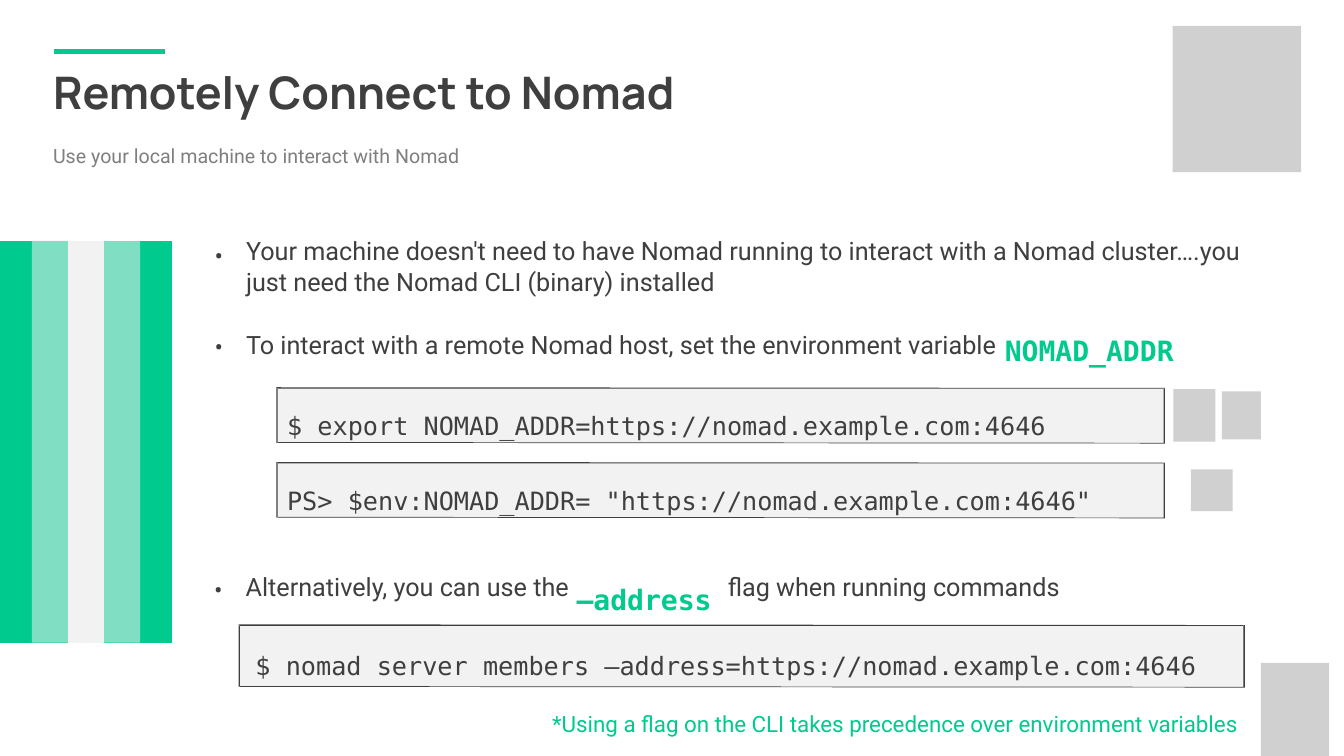
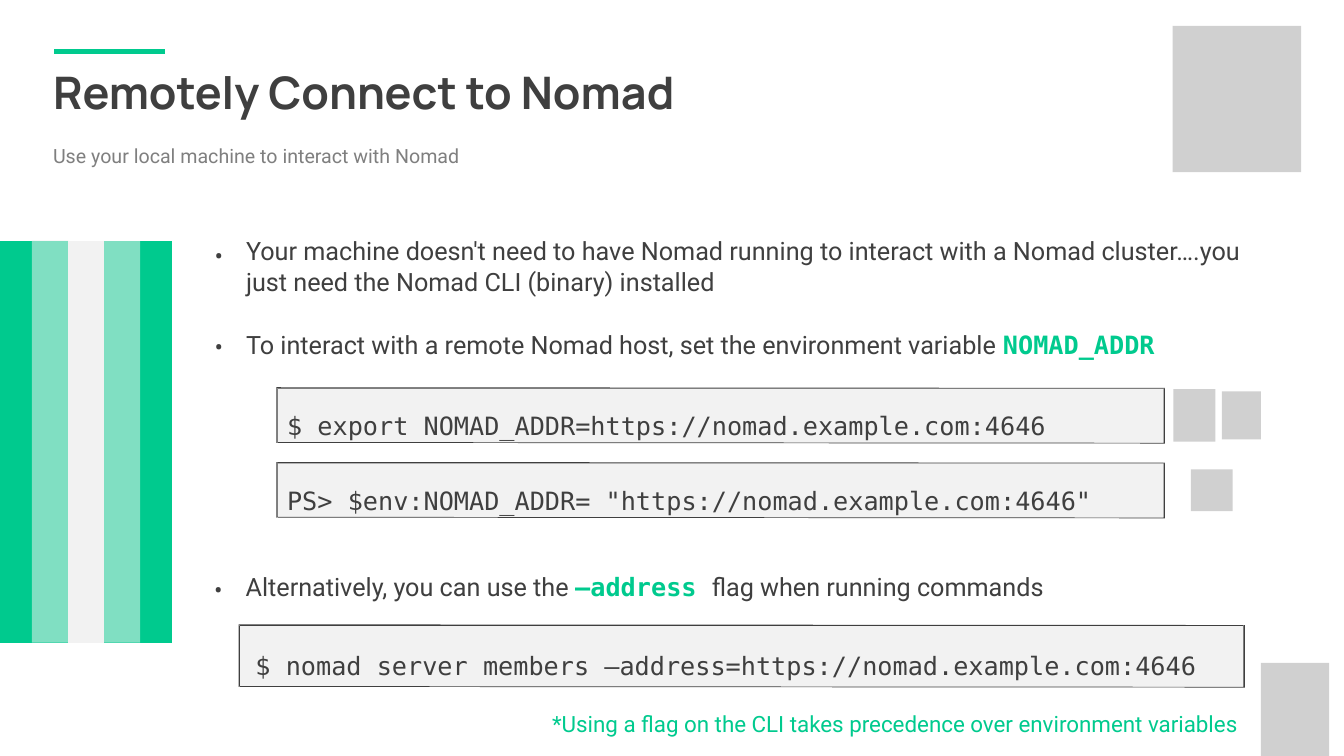
Before and after one commit to sahil7879/nomad-training, a slide deck: slide 4 of 3-Interacting_with_Nomad.pptx. Drawn at 1344x756 pixels with LibreOffice and Linux fonts; fonts in the diff are those of the drawing; grey boxes stand for pictures; background and template pictures are left out. Boxes give left, top, right and bottom in pixels: in the first picture for what was removed or moved away, otherwise in the second. Text is boxed around its words. In the diff, an @@ line names an element or a change of style, - is before the commit and + after.

```diff
--- a/3-Interacting_with_Nomad.pptx
+++ b/3-Interacting_with_Nomad.pptx
@@ text at [246, 335, 1155, 360]: text changed @@
-To interact with a remote Nomad host, set the environment variable
+To interact with a remote Nomad host, set the environment variable NOMAD_ADDR
@@ text removed at [1005, 340, 1174, 368] @@
-NOMAD_ADDR
@@ text at [246, 577, 1044, 602]: text changed @@
-Alternatively, you can use the
+Alternatively, you can use the –address flag when running commands
@@ text removed at [577, 588, 712, 611] @@
-–address
@@ text removed at [728, 577, 1060, 602] @@
-flag when running commands
```
Also in this commit, not shown: 9 other slides changed, 2 other files.
